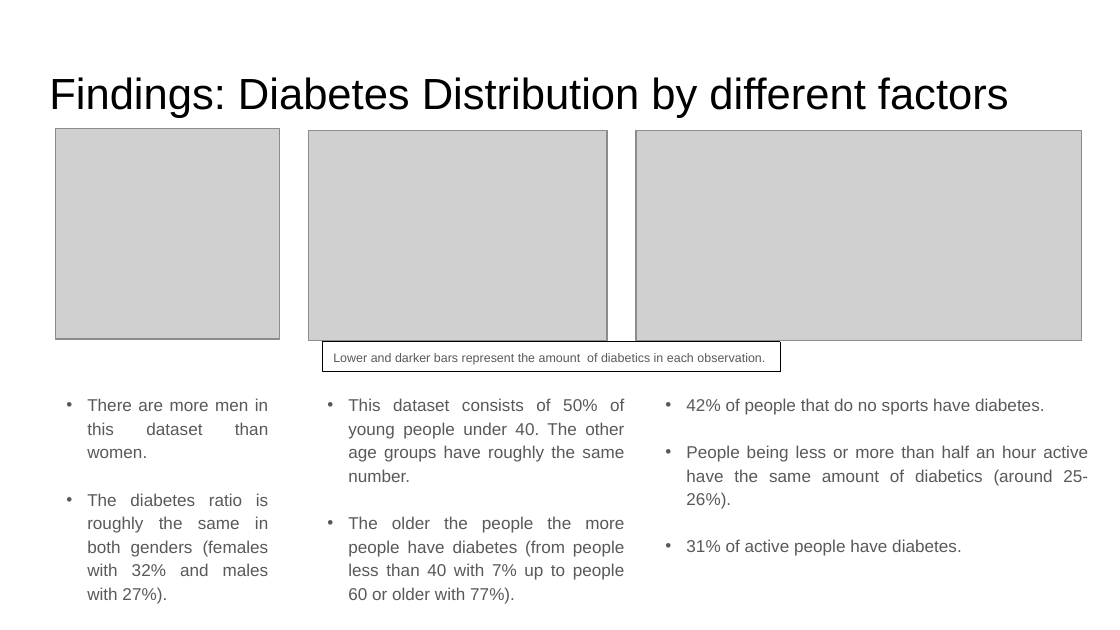
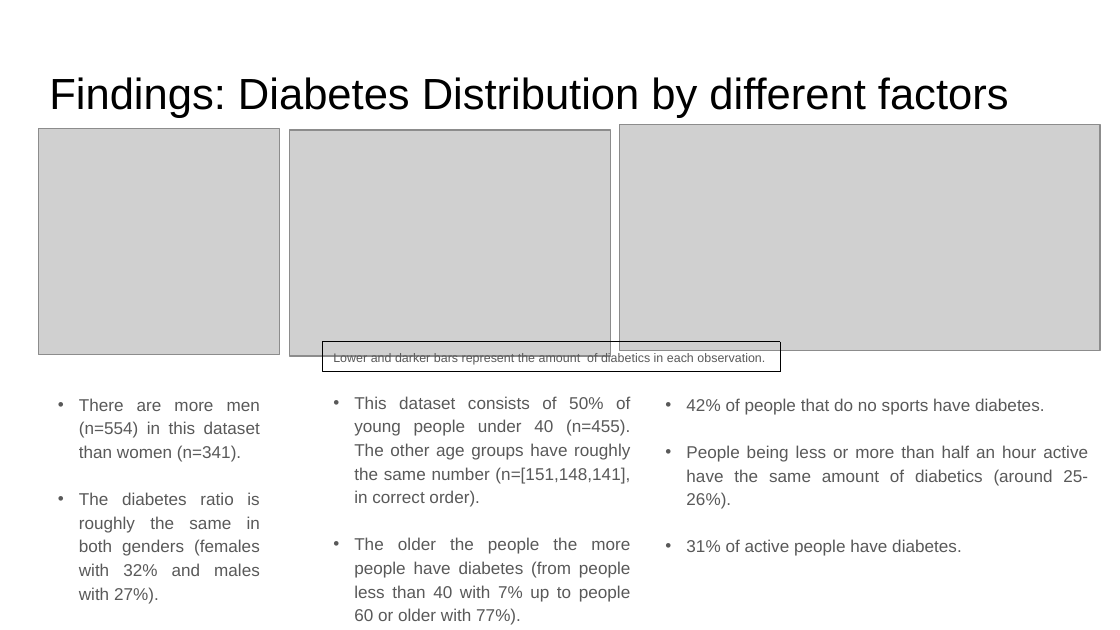
Before and after one commit to an-m-t/EDX-Final-Project-Week, a slide deck: slide 9 of Diabetes_Presentation.pptx. Drawn at 1120x630 pixels with LibreOffice and Linux fonts; fonts in the diff are those of the drawing; grey boxes stand for pictures. Boxes give left, top, right and bottom in pixels: in the first picture for what was removed or moved away, otherwise in the second. Text is boxed around its words. In the diff, an @@ line names an element or a change of style, - is before the commit and + after.

```diff
--- a/Diabetes_Presentation.pptx
+++ b/Diabetes_Presentation.pptx
@@ picture: place and size @@
-picture at (55,129,280,339)
+picture at (38,129,280,355)
@@ picture: place and size @@
-picture at (309,131,607,340)
+picture at (289,130,610,356)
@@ picture: place and size @@
-picture at (636,131,1082,340)
+picture at (619,124,1100,351)
@@ text "There are more men (n=554) ...": place and size @@
-text "There are more men (n=554) ..." at (87,398,269,604)
+text "There are more men (n=554) ..." at (79,398,260,604)
@@ text at (79,398,260,462): text changed @@
-• There are more men in this dataset than women.
+• There are more men (n=554) in this dataset than women (n=341).
@@ text at (354,396,630,507): text changed @@
-• This dataset consists of 50% of young people under 40. The other age groups have roughly the same number.
+• This dataset consists of 50% of young people under 40 (n=455). The other age groups have roughly the same number (n=[151,148,141], in correct order).
```
Also in this commit, not shown: 5 other slides changed, 1 other file.
